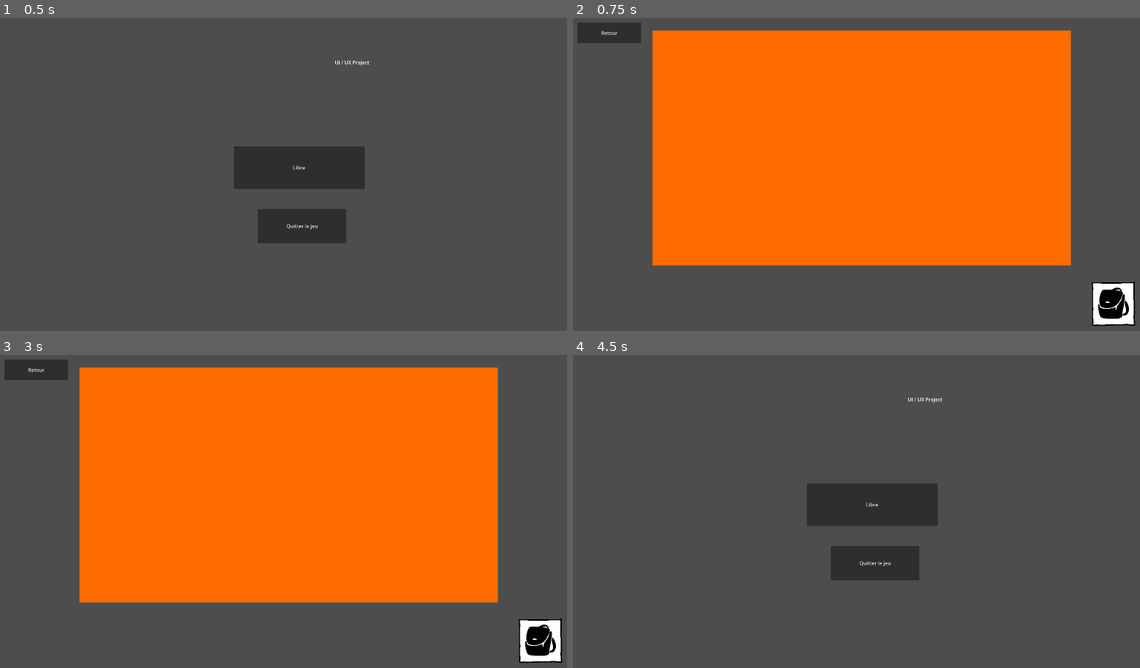
Above: before the commit, frames 1-4 (two rows, left to right).
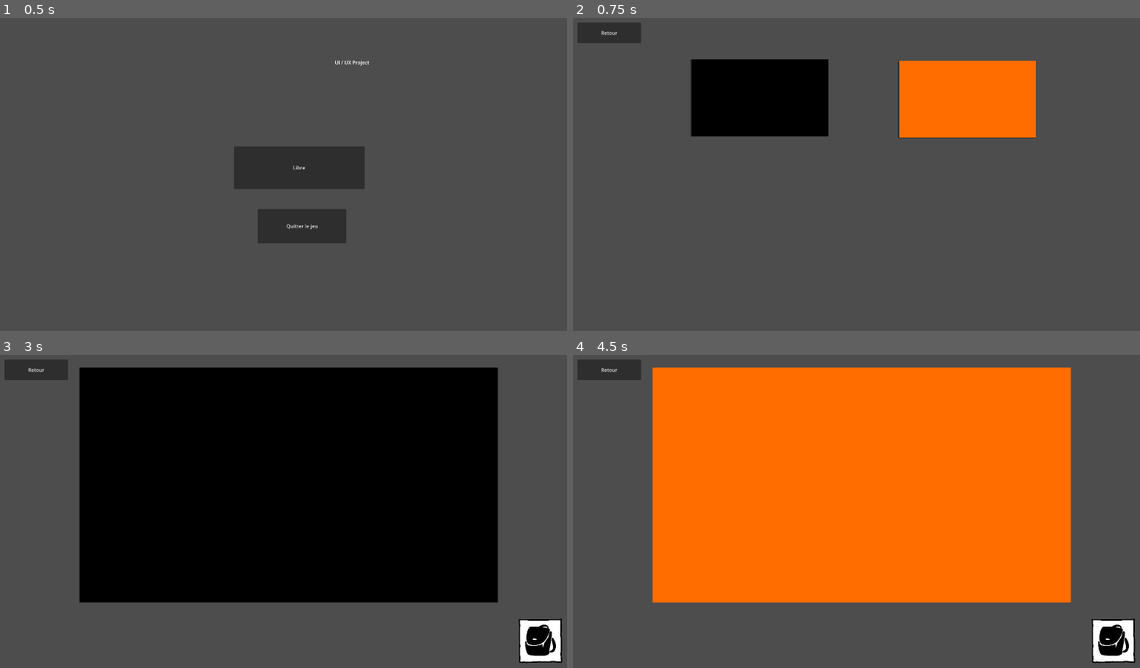
Above: after the commit, the same moments.

Repository: TanguyDoStuff/UIDesigner
Game: Godot game, scene res://Scenes/MainMenu/MainMenu.tscn
Two runs of this game, one before a commit and one after it. Both use one fixed random seed, a clock stepped at 60 frames per second and the inputs below. The engine's default icon, where the game draws it, is replaced by a stand-in: a white triangle on a blue panel in a dark square.
Inputs (mouse positions are in pixels of both pictures, inside the frame that each line leads up to):
- Up to frame 1 (0.5 s): no input
- Up to frame 2 (0.75 s): click "Libre" at 0.5 s
- Up to frame 3 (3 s): click "Retour" at 1.25 s; click "Libre" at 2 s; click (187, 436) at 2.77 s
- Up to frame 4 (4.5 s): click "Retour" at 3.5 s; click (964, 436) at 4.27 s

Frame 1 is identical in both runs. In frame 2, 51% of the frame differs, in the area x 13-100%, y 4-99%; in frame 3, 56%; in frame 4, 57%, in the area x 0-100%, y 1-99%.

Commit message:
Ajout selection de fond en mode libre

Diff:
--- /dev/null
+++ b/Scenes/LibreMode/BGSelection/BGSelection.gd
@@ -0,0 +1,20 @@
+extends Node2D
+
+
+func bgLoad(): #Go to the Libre mode
+	Global.loadingScene = "res://Scenes/LibreMode/Libre.tscn"
+	get_tree().change_scene_to_file("res://Scenes/Loading/Loading.tscn")
+
+func _on_backbutton_pressed(): #Go Back
+	Global.loadingScene = "res://Scenes/MainMenu/MainMenu.tscn"
+	get_tree().change_scene_to_file("res://Scenes/Loading/Loading.tscn")
+
+
+func _on_bg_test_1_pressed():
+	Global.libreBackground = "res://Assets/LibreBG/Test1.png"
+	bgLoad()
+
+
+func _on_bg_test_2_pressed():
+	Global.libreBackground = "res://Assets/LibreBG/Test2.png"
+	bgLoad()
--- /dev/null
+++ b/Scenes/LibreMode/BGSelection/BGSelection.tscn
@@ -0,0 +1,41 @@
+[gd_scene load_steps=4 format=3 uid="uid://b4poeq7tjtxak"]
+
+[ext_resource type="Script" path="res://Scenes/LibreMode/BGSelection/BGSelection.gd" id="1_6x1h5"]
+[ext_resource type="Texture2D" uid="uid://3o6m7ejwa7yf" path="res://Assets/LibreBG/Test1.png" id="2_8a1as"]
+[ext_resource type="Texture2D" uid="uid://btrefwmsgopy2" path="res://Assets/LibreBG/Test2.png" id="3_21kml"]
+
+[node name="BgSelection" type="Node2D"]
+script = ExtResource("1_6x1h5")
+
+[node name="Backbutton" type="Button" parent="."]
+offset_left = 36.0
+offset_top = 22.0
+offset_right = 243.0
+offset_bottom = 89.0
+text = "Retour"
+
+[node name="BGTest1" type="Button" parent="."]
+offset_left = 403.0
+offset_top = 142.0
+offset_right = 852.0
+offset_bottom = 393.0
+
+[node name="Sprite2D" type="Sprite2D" parent="BGTest1"]
+position = Vector2(226, 125)
+scale = Vector2(0.326797, 0.326797)
+texture = ExtResource("2_8a1as")
+
+[node name="BGTest2" type="Button" parent="."]
+offset_left = 1078.0
+offset_top = 147.0
+offset_right = 1527.0
+offset_bottom = 398.0
+
+[node name="Sprite2D" type="Sprite2D" parent="BGTest2"]
+position = Vector2(226, 125)
+scale = Vector2(0.326797, 0.326797)
+texture = ExtResource("3_21kml")
+
+[connection signal="pressed" from="Backbutton" to="." method="_on_backbutton_pressed"]
+[connection signal="pressed" from="BGTest1" to="." method="_on_bg_test_1_pressed"]
+[connection signal="pressed" from="BGTest2" to="." method="_on_bg_test_2_pressed"]
--- a/Scenes/LibreMode/Libre.gd
+++ b/Scenes/LibreMode/Libre.gd
@@ -1,7 +1,8 @@
 extends Node2D
 
 func _ready():
-	$InventoryScreen.visible = false
+	$BackgroundImage.texture = load(Global.libreBackground) #Load the background
+	$InventoryScreen.visible = false #Hide the inventory screen
 
 func spawnElement(currentElement):
 	var instance = currentElement.instantiate()
@@ -10,7 +11,7 @@
 
 
 func _on_backbutton_pressed():
-	Global.loadingScene = "res://Scenes/MainMenu/MainMenu.tscn"
+	Global.loadingScene = "res://Scenes/LibreMode/BGSelection/BGSelection.tscn"
 	get_tree().change_scene_to_file("res://Scenes/Loading/Loading.tscn")
 
 func _on_inventory_button_pressed():
--- a/Scenes/LibreMode/Libre.tscn
+++ b/Scenes/LibreMode/Libre.tscn
@@ -1,7 +1,7 @@
 [gd_scene load_steps=10 format=3 uid="uid://bsodh28vm4mj4"]
 
 [ext_resource type="Script" path="res://Scenes/LibreMode/Libre.gd" id="1_8huxv"]
-[ext_resource type="Texture2D" uid="uid://btrefwmsgopy2" path="res://Assets/LibreBG/Test2.png" id="2_amdfr"]
+[ext_resource type="Texture2D" uid="uid://3o6m7ejwa7yf" path="res://Assets/LibreBG/Test1.png" id="2_l8oe1"]
 [ext_resource type="Texture2D" uid="uid://ir5s86uy4g78" path="res://Assets/Icons/Inventory.png" id="3_3wwis"]
 [ext_resource type="PackedScene" uid="uid://dhffqja5y63o5" path="res://Scenes/LibreMode/Inventory/InventoryScreen.tscn" id="4_641me"]
 
@@ -24,7 +24,7 @@
 
 [node name="BackgroundImage" type="Sprite2D" parent="."]
 position = Vector2(960, 430)
-texture = ExtResource("2_amdfr")
+texture = ExtResource("2_l8oe1")
 
 [node name="Backbutton" type="Button" parent="."]
 offset_left = 36.0
--- a/Scenes/MainMenu/MainMenu.gd
+++ b/Scenes/MainMenu/MainMenu.gd
@@ -3,7 +3,7 @@
 
 
 func _on_libre_mode_button_pressed():
-	Global.loadingScene = "res://Scenes/LibreMode/Libre.tscn"
+	Global.loadingScene = "res://Scenes/LibreMode/BGSelection/BGSelection.tscn"
 	get_tree().change_scene_to_file("res://Scenes/Loading/Loading.tscn")
 
 
--- a/global.gd
+++ b/global.gd
@@ -3,3 +3,4 @@
 ################################## VARIABLES ###################################
 
 var loadingScene = "" #Check which scene to load in a loading screen
+var libreBackground = "" #What Background is selected in the Libre mode?
